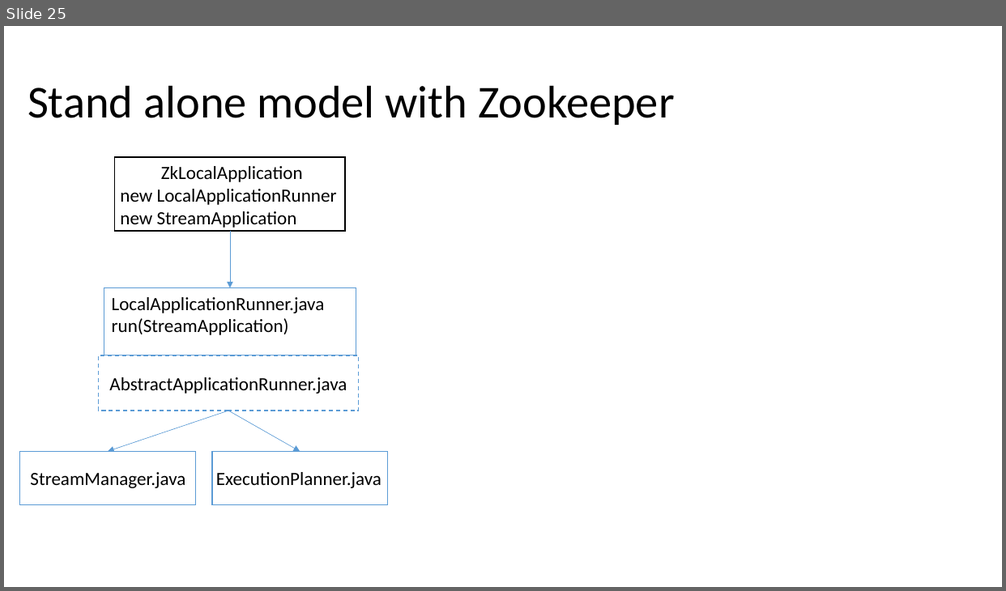
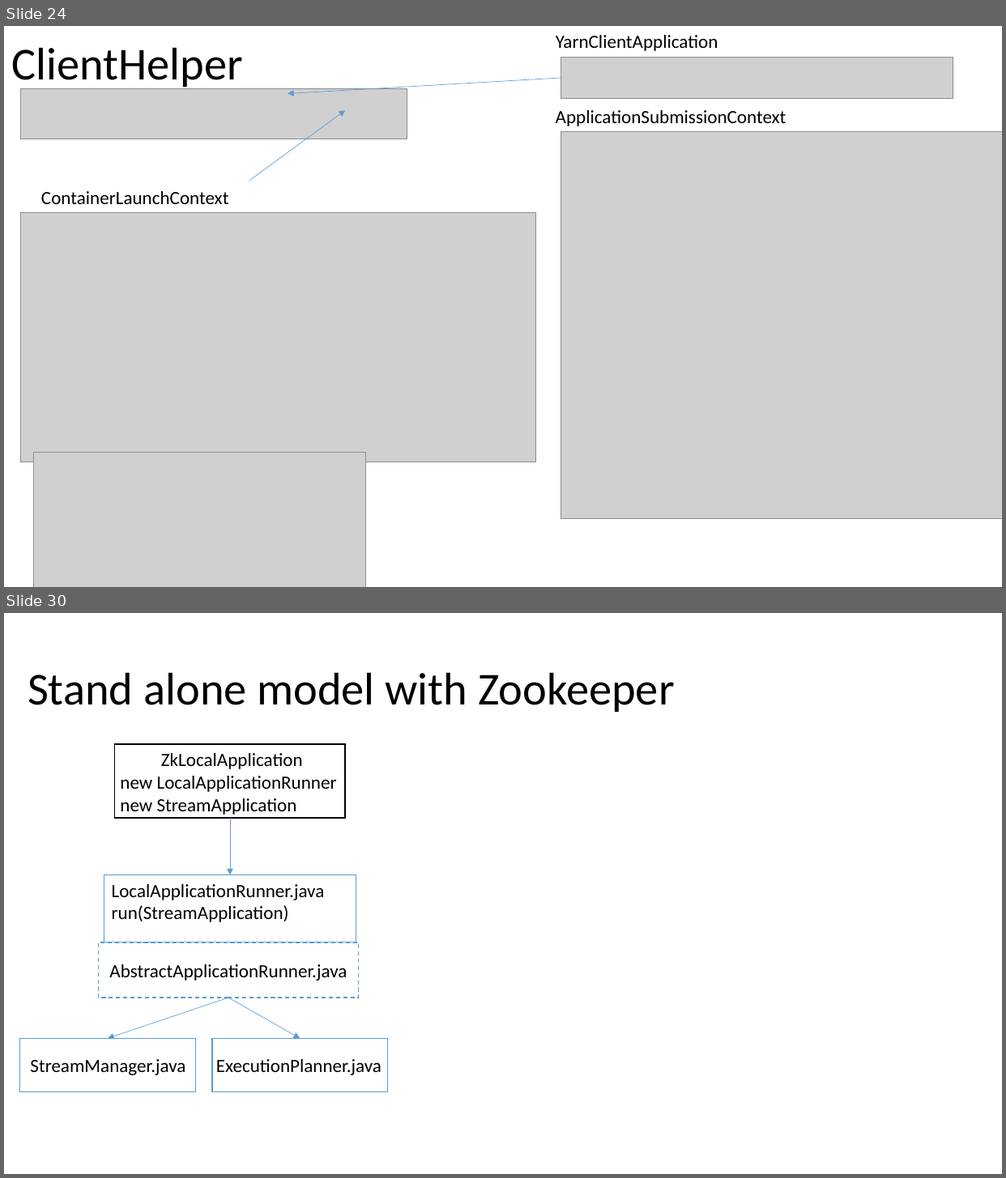
Before and after one commit to Swrrt/Samza-Documents, a slide deck: Documentation/SamzaStructure.pptx. Shown one above the other, each under a label of ours: slide 25 before the commit, slides 24 and 30 after it; the slides between them are not shown. The pictures are 1006x591 and 1006x1178 pixels, drawn with LibreOffice and Linux fonts; fonts in the diff are those of the drawing; grey boxes stand for pictures. Boxes give left, top, right and bottom in pixels: in the first picture for what was removed or moved away, otherwise in the second. Text is boxed around its words. In the diff, an @@ line names an element or a change of style, - is before the commit and + after.

Commit message:
Complete with ClientHelper

```diff
--- a/Documentation/SamzaStructure.pptx
+++ b/Documentation/SamzaStructure.pptx
@@ slide 24 added at [4, 26, 1002, 587], background #FFFFFF @@
@@ title added at [11, 47, 243, 90], 44 pt, text #000000 @@
+ClientHelper
@@ text added at [556, 35, 718, 51], 18 pt, text #000000 @@
+YarnClientApplication
@@ picture added at [561, 58, 953, 99] @@
@@ picture added at [20, 88, 407, 139] @@
@@ arrow added from (561, 78) to (288, 93), #5B9BD5 0.5 pt @@
@@ arrow added from (249, 181) to (345, 110), #5B9BD5 0.5 pt @@
@@ text added at [556, 110, 786, 126], 18 pt, text #000000 @@
+ApplicationSubmissionContext
@@ picture added at [561, 131, 1002, 519] @@
@@ text added at [41, 191, 229, 204], 18 pt, text #000000 @@
+ContainerLaunchContext
@@ picture added at [20, 213, 535, 463] @@
@@ picture added at [34, 453, 366, 587] @@
@@ what was slide 25 is now slide 30 @@
```
Also in this commit, not shown: 4 other slides added.
